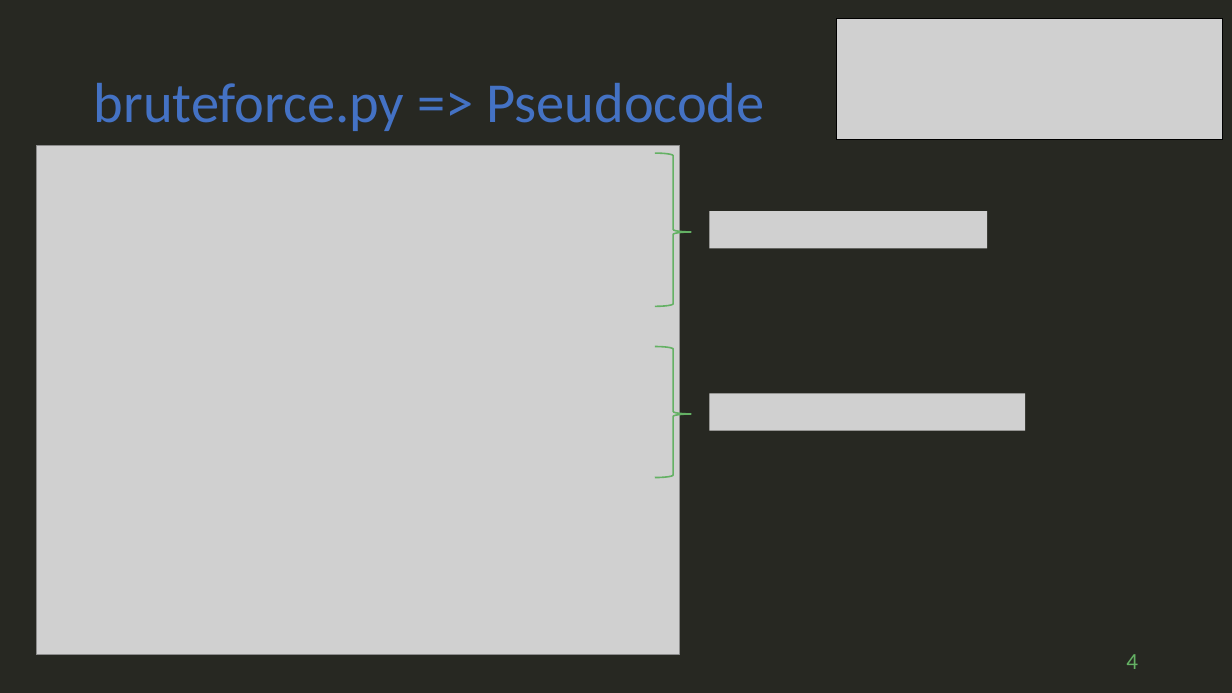
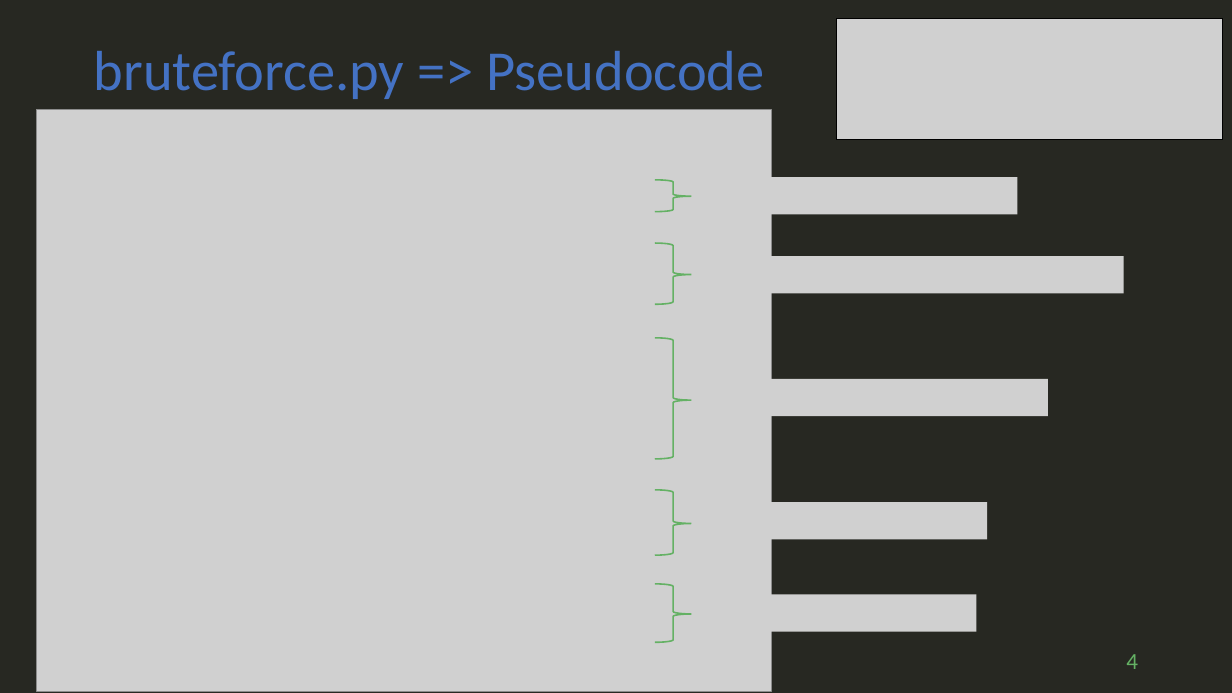
Before and after one commit to geoffrey-ll/OC_P07_Algorithmique, a slide deck: slide 4 of p07_slide.pptx. Drawn at 1232x693 pixels with LibreOffice and Linux fonts; fonts in the diff are those of the drawing; grey boxes stand for pictures. Boxes give left, top, right and bottom in pixels: in the first picture for what was removed or moved away, otherwise in the second. Text is boxed around its words. In the diff, an @@ line names an element or a change of style, - is before the commit and + after.

```diff
--- a/p07_slide.pptx
+++ b/p07_slide.pptx
@@ title "bruteforce.py => Pseudocode" at [94, 51, 764, 99]: vertical alignment middle to top @@
@@ picture: place and size @@
-picture at [36, 145, 679, 654]
+picture at [36, 109, 771, 691]
@@ picture added at [710, 177, 1018, 214] @@
@@ right brace added at [655, 180, 692, 212], outline #64B164 1.25 pt @@
@@ picture removed at [710, 211, 988, 248] @@
@@ right brace: place and size @@
-right brace at [655, 153, 692, 307]
+right brace at [655, 243, 692, 304]
@@ picture added at [710, 256, 1124, 293] @@
@@ right brace: place and size @@
-right brace at [655, 347, 692, 478]
+right brace at [655, 338, 692, 459]
@@ picture added at [710, 379, 1049, 416] @@
@@ picture removed at [710, 394, 1026, 431] @@
@@ right brace added at [655, 490, 692, 555], outline #64B164 1.25 pt @@
@@ picture added at [710, 502, 988, 539] @@
@@ right brace added at [655, 584, 692, 642], outline #64B164 1.25 pt @@
@@ picture added at [710, 594, 977, 631] @@
```
Also in this commit, not shown: 5 other slides changed, 11 slides added, 7 slides removed, 7 other files.
